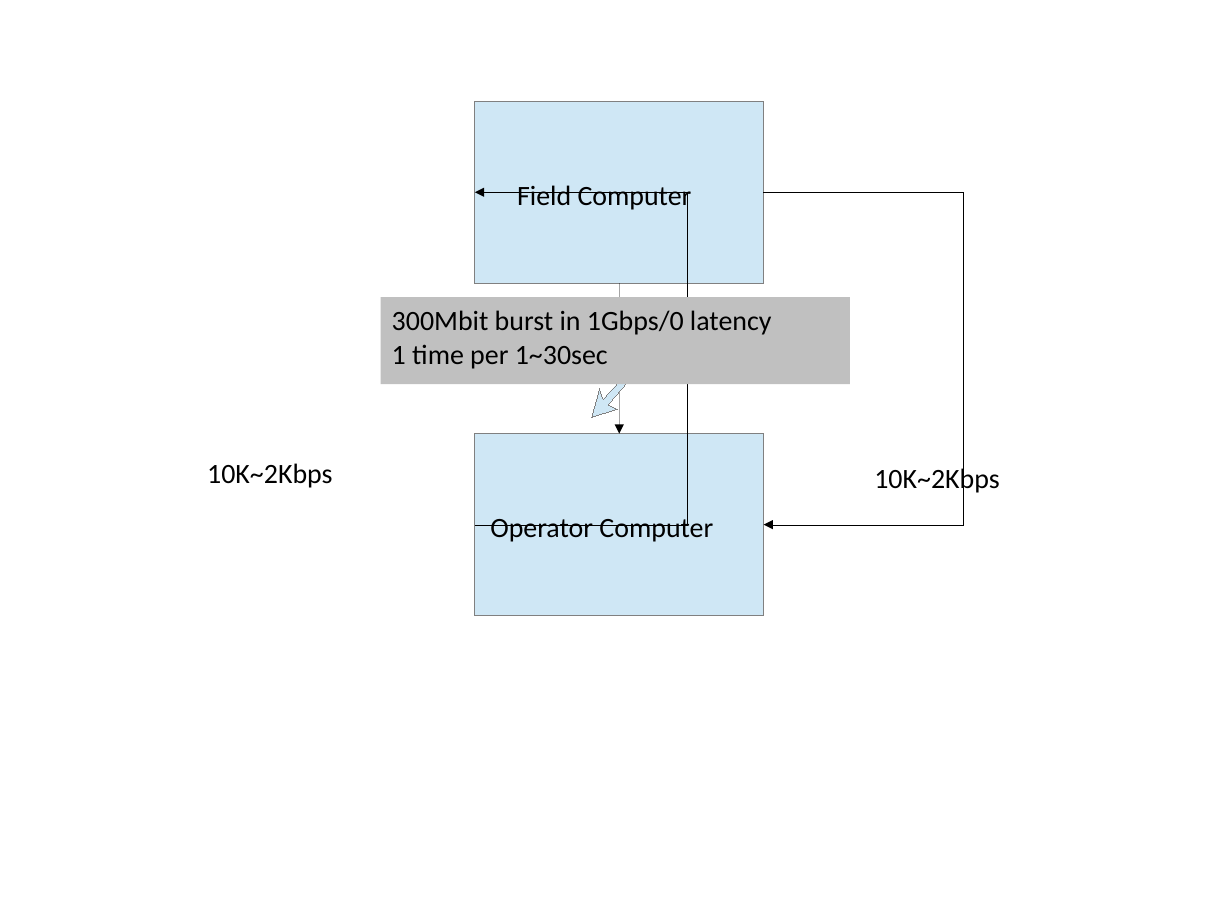
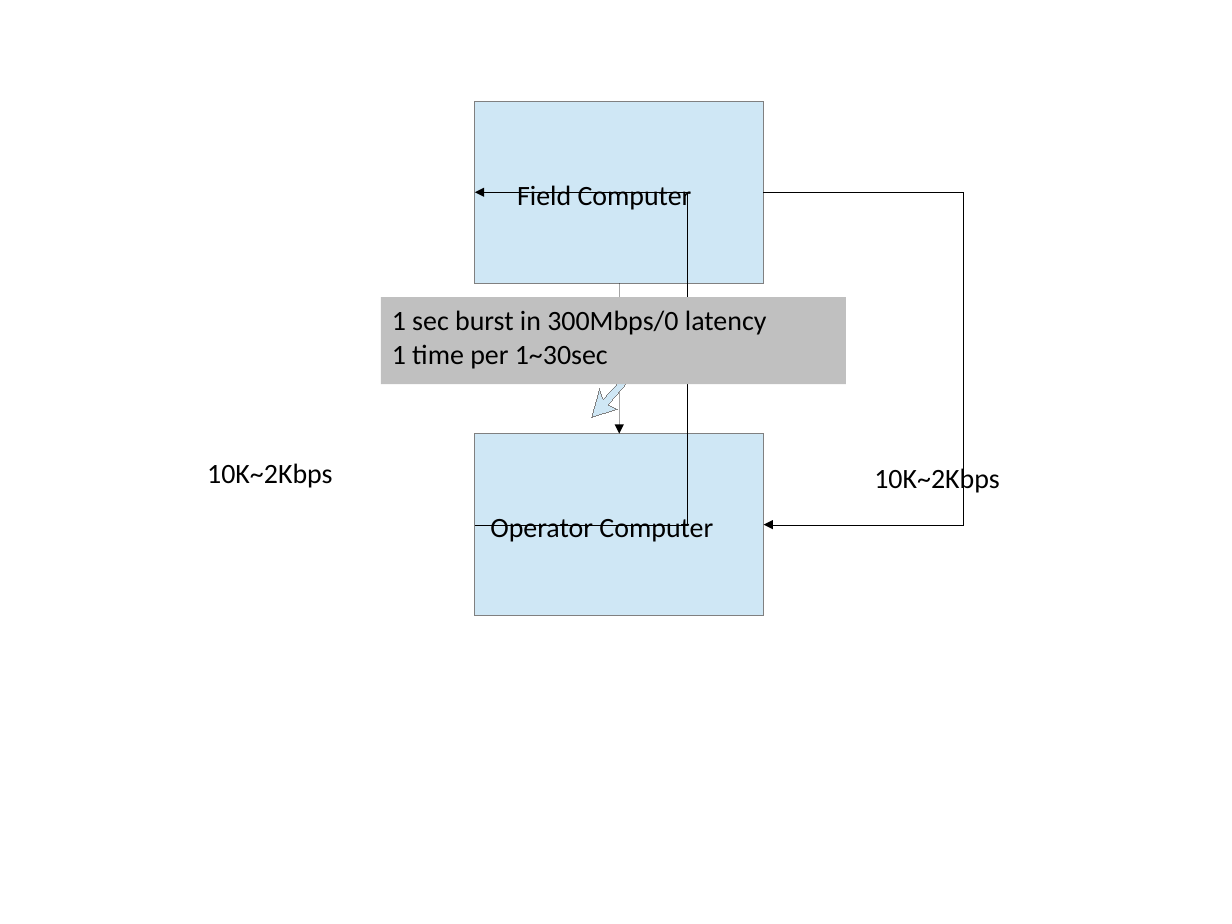
Before and after one commit to jsk-ros-pkg/jsk_demos, a slide deck: slide 2 of jsk_2015_06_hrp_drc/drc_network/images/network.odp. Drawn at 1232x924 pixels with LibreOffice and Linux fonts; fonts in the diff are those of the drawing. Boxes give left, top, right and bottom in pixels: in the first picture for what was removed or moved away, otherwise in the second. Text is boxed around its words. In the diff, an @@ line names an element or a change of style, - is before the commit and + after.

```diff
--- a/jsk_2015_06_hrp_drc/drc_network/images/network.odp
+++ b/jsk_2015_06_hrp_drc/drc_network/images/network.odp
@@ rectangle "1 sec burst in 300Mbps/0 ...": place and size @@
-rectangle "1 sec burst in 300Mbps/0 ..." at box(381, 297, 851, 385)
+rectangle "1 sec burst in 300Mbps/0 ..." at box(381, 297, 846, 385)
@@ text in rectangle at box(392, 310, 767, 335): text changed @@
-300Mbit burst in 1Gbps/0 latency
+1 sec burst in 300Mbps/0 latency
```
Also in this commit, not shown: 1 other slide changed, 5 other files.
